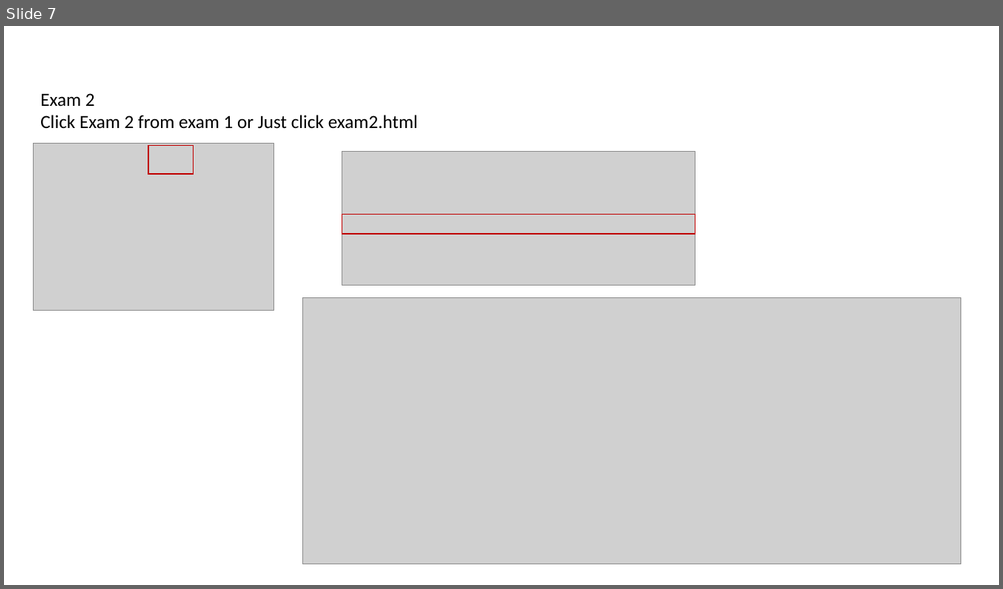
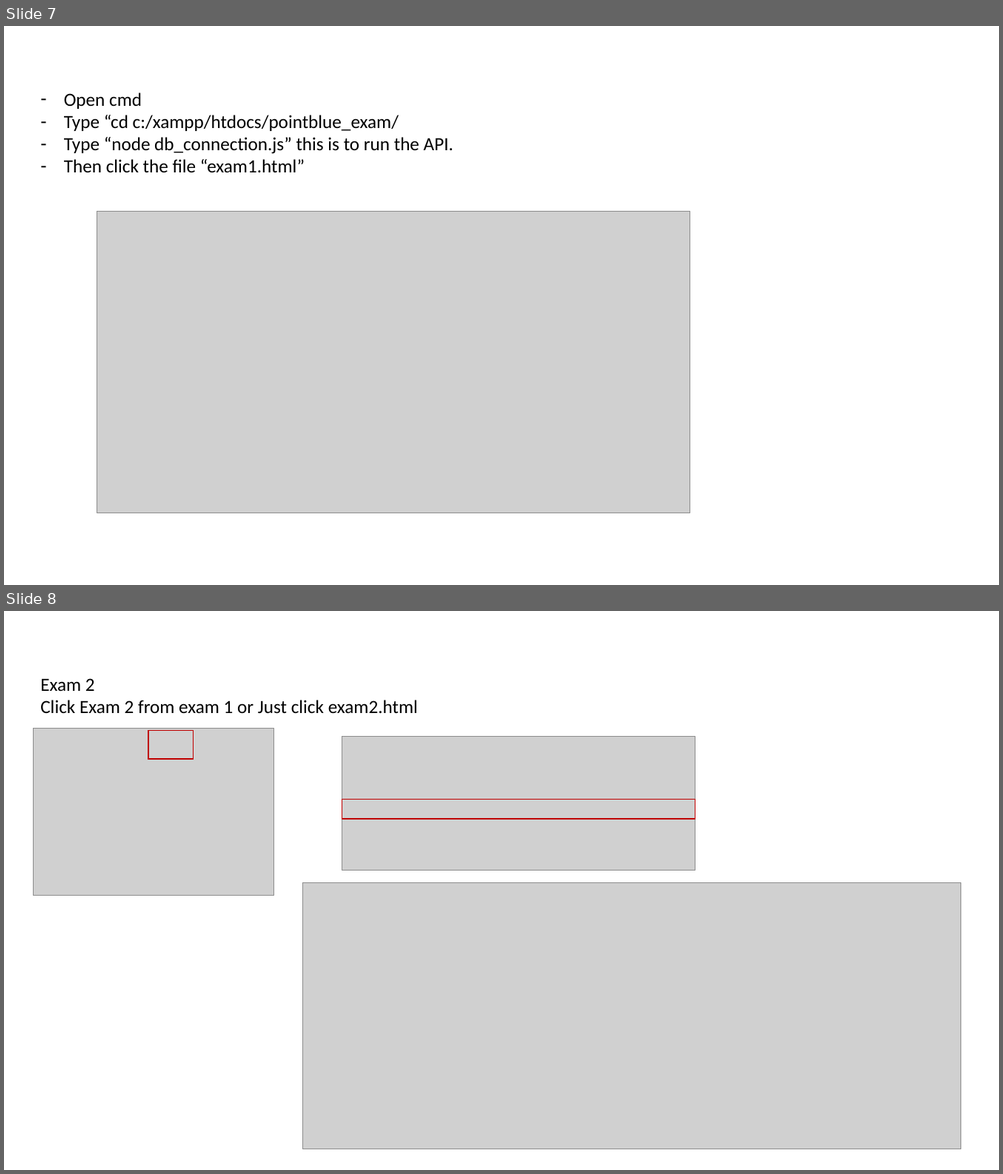
Before and after one commit to renzcabato1/pointblue_exam, a slide deck: readme.pptx. Shown one above the other, each under a label of ours: slide 7 before the commit, slides 7 and 8 after it. The pictures are 1003x589 and 1003x1174 pixels, drawn with LibreOffice and Linux fonts; fonts in the diff are those of the drawing; grey boxes stand for pictures. Boxes give left, top, right and bottom in pixels: in the first picture for what was removed or moved away, otherwise in the second. Text is boxed around its words. In the diff, an @@ line names an element or a change of style, - is before the commit and + after.

Commit message:
Node JS

```diff
--- a/readme.pptx
+++ b/readme.pptx
@@ slide 7 added at <box>4,26,999,585</box>, background #FFFFFF @@
@@ text added at <box>64,93,453,173</box>, 18 pt, text #000000 @@
+– Open cmd
+– Type “cd c:/xampp/htdocs/pointblue_exam/
+– Type “node db_connection.js” this is to run the API.
+– Then click the file “exam1.html”
@@ picture added at <box>96,211,690,513</box> @@
@@ what was slide 7 is now slide 8 @@
```
Also in this commit, not shown: 1 slide changed, 8 other files.
